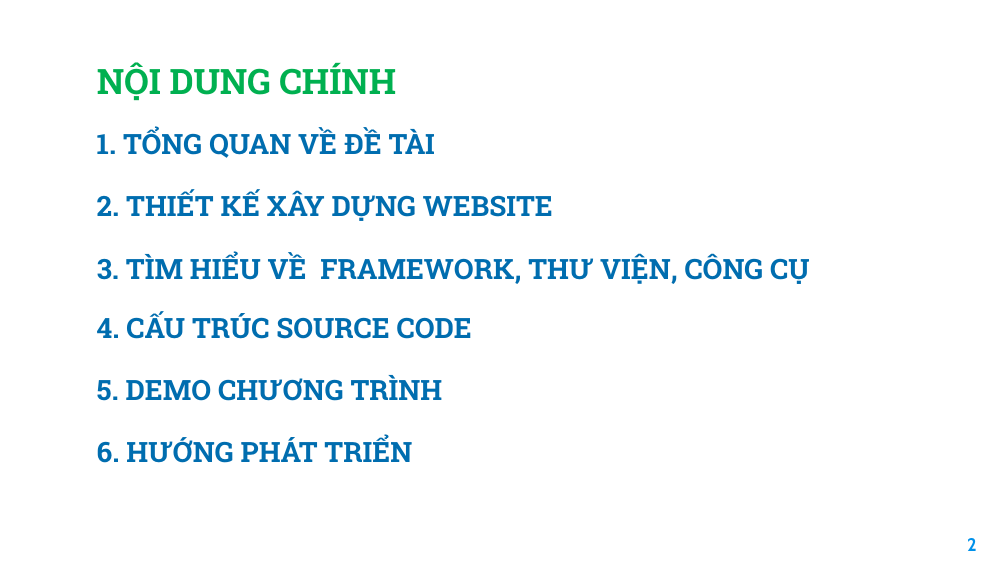
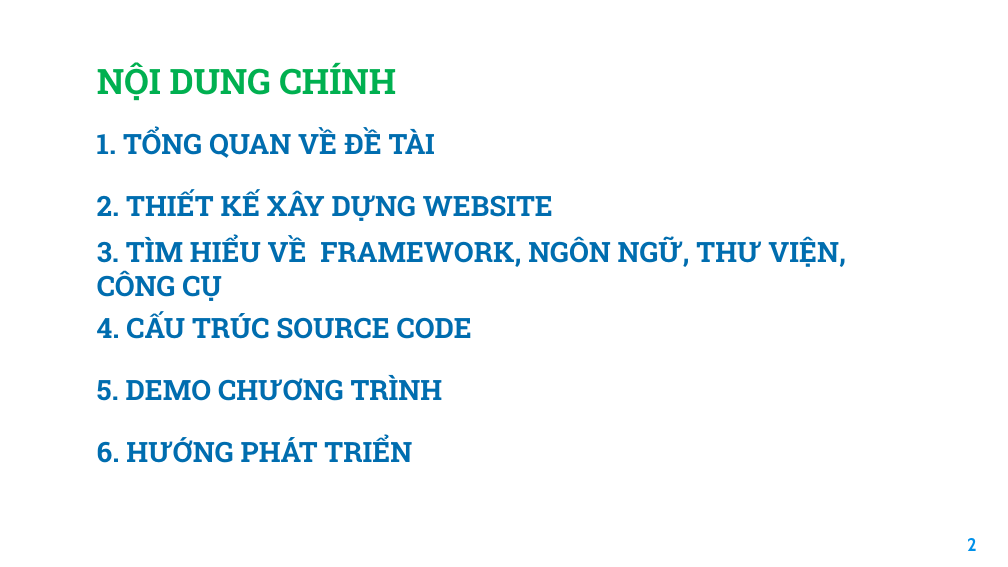
Before and after one commit to haitran2000/Ecommerce-Fashion-Website, a slide deck: slide 2 of Do An Tot Nghiep.pptx. Drawn at 1008x567 pixels with LibreOffice and Linux fonts; fonts in the diff are those of the drawing; background and template pictures are left out. Boxes give left, top, right and bottom in pixels: in the first picture for what was removed or moved away, otherwise in the second. Text is boxed around its words. In the diff, an @@ line names an element or a change of style, - is before the commit and + after.

```diff
--- a/Do An Tot Nghiep.pptx
+++ b/Do An Tot Nghiep.pptx
@@ text at (97,236,845,301): text changed @@
-3. TÌM HIỂU VỀ FRAMEWORK, THƯ VIỆN, CÔNG CỤ
+3. TÌM HIỂU VỀ FRAMEWORK, NGÔN NGỮ, THƯ VIỆN, CÔNG CỤ
```
Also in this commit, not shown: 11 other slides changed, 2 slides removed, 19 other files.
